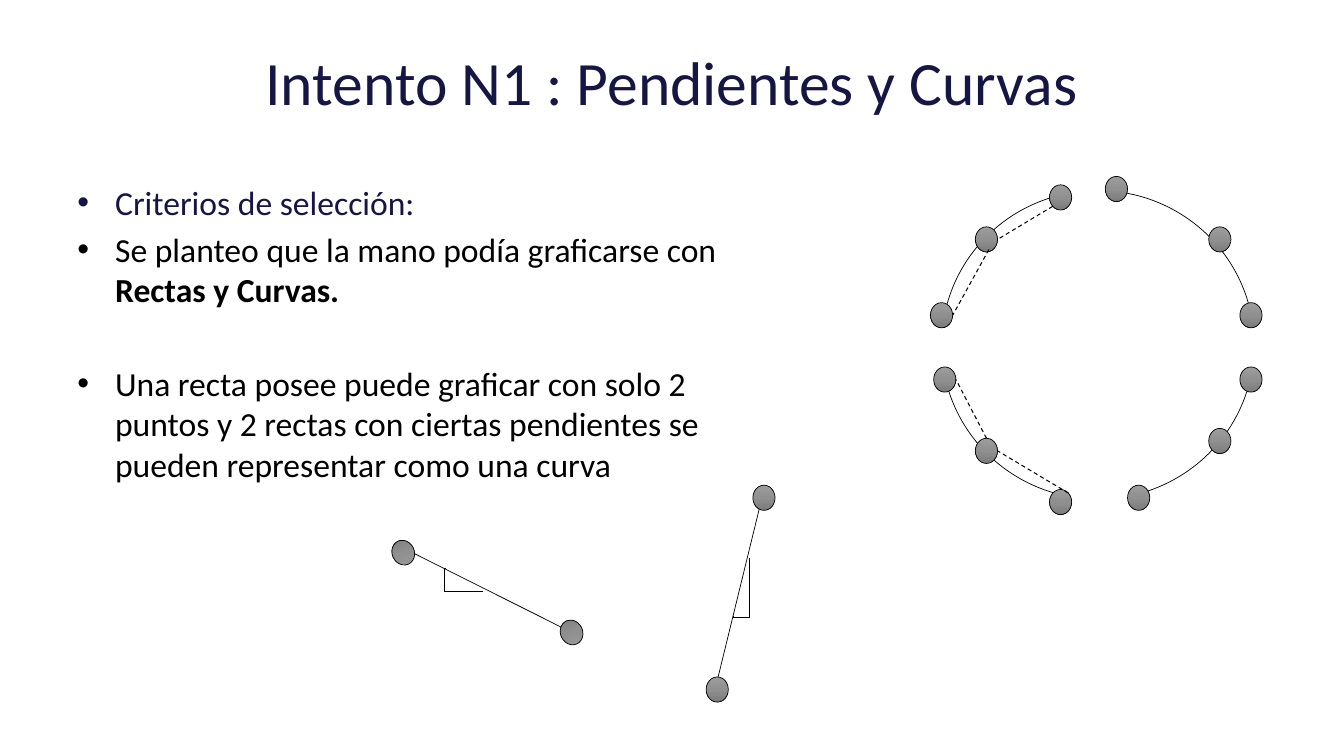
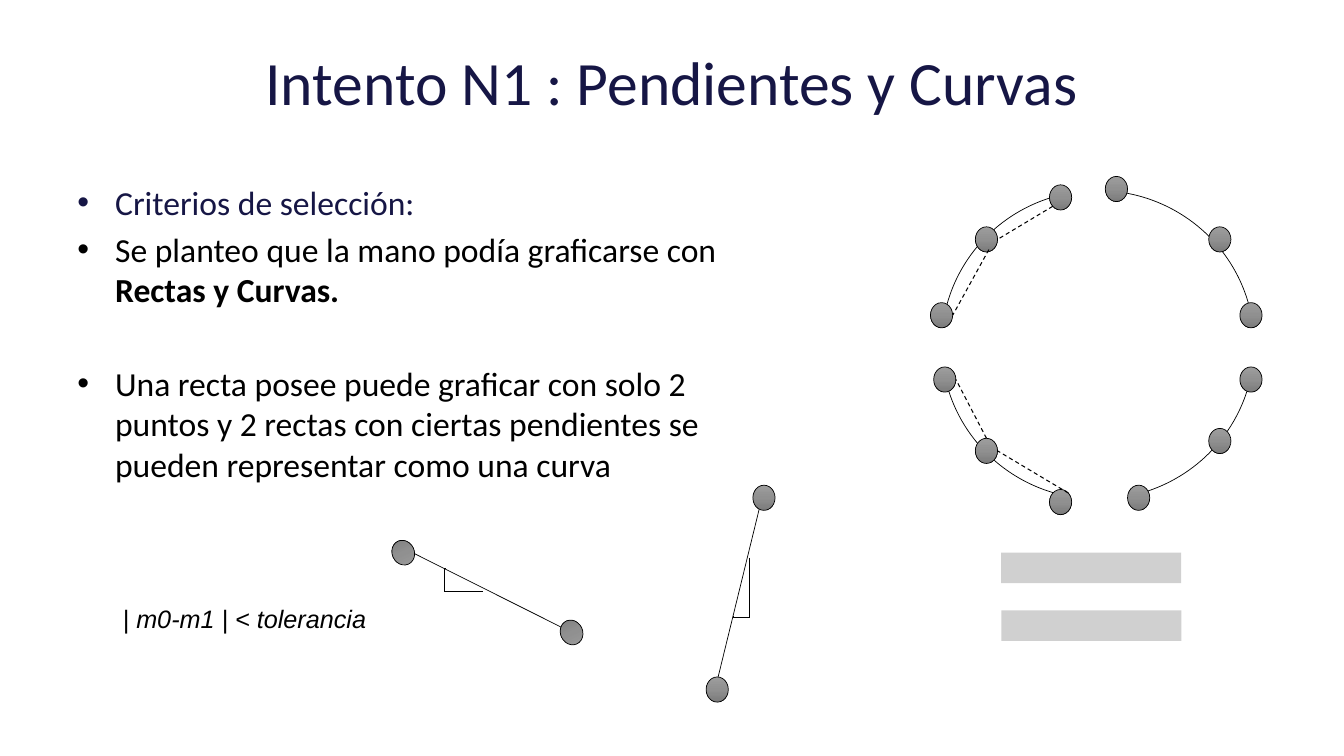
Before and after one commit to Johan-Ortegon-1/Analisis-numerico-1-, a slide deck: slide 2 of Talleres/Taller Interpolacion mano/Presentacion interpolacion de la mano.pptx. Drawn at 1344x756 pixels with LibreOffice and Linux fonts; fonts in the diff are those of the drawing; grey boxes stand for pictures; background and template pictures are left out. Boxes give left, top, right and bottom in pixels: in the first picture for what was removed or moved away, otherwise in the second. Text is boxed around its words. In the diff, an @@ line names an element or a change of style, - is before the commit and + after.

```diff
--- a/Talleres/Taller Interpolacion mano/Presentacion interpolacion de la mano.pptx
+++ b/Talleres/Taller Interpolacion mano/Presentacion interpolacion de la mano.pptx
@@ picture added at (1001, 553, 1182, 583) @@
@@ text added at (136, 609, 366, 629), 18 pt, text #000000, italic @@
+| m0-m1 | < tolerancia
@@ picture added at (1002, 610, 1183, 640) @@
```
Also in this commit, not shown: 2 other slides changed, 3 slides added, 1 other file.
